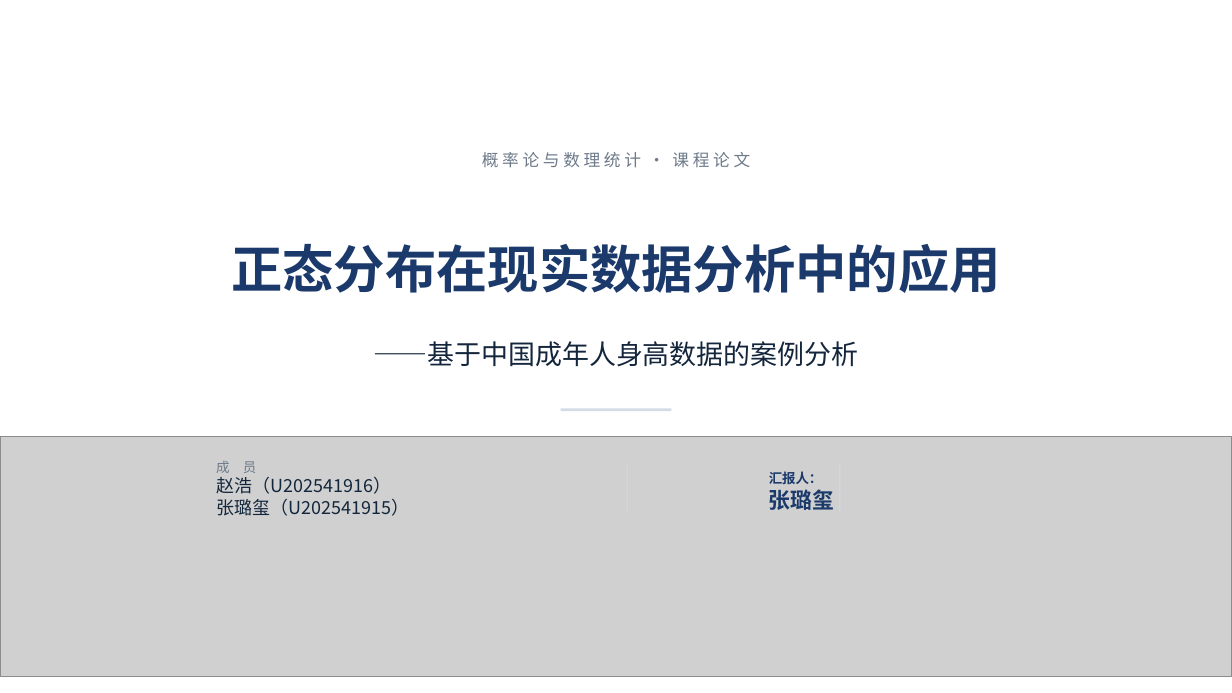
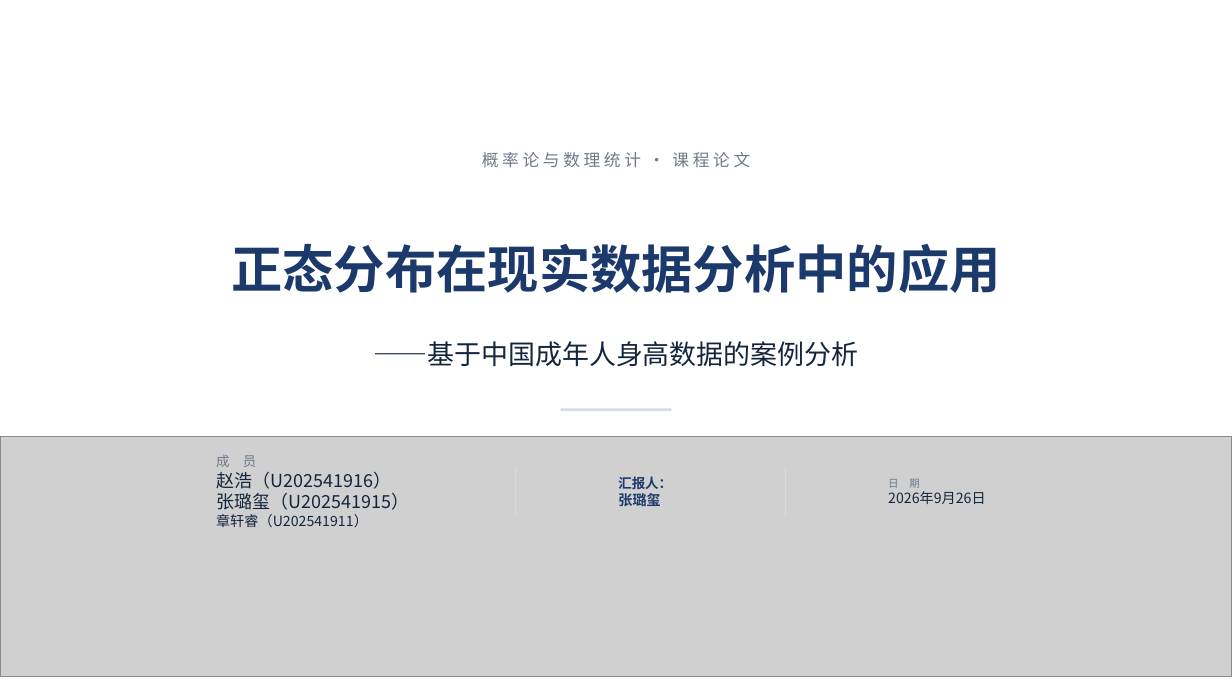
Before and after one commit to ChangGuanDaoRen/china-adult-height-normal-distribution, a slide deck: slide 1 of presentation/probability-statistics-course-presentation.pptx. Drawn at 1232x693 pixels with LibreOffice and Linux fonts; fonts in the diff are those of the drawing; grey boxes stand for pictures. Boxes give left, top, right and bottom in pixels: in the first picture for what was removed or moved away, otherwise in the second. Text is boxed around its words. In the diff, an @@ line names an element or a change of style, - is before the commit and + after.

```diff
--- a/presentation/probability-statistics-course-presentation.pptx
+++ b/presentation/probability-statistics-course-presentation.pptx
@@ text "汇报人：" moved from (x1=769, y1=471, x2=835, y2=510) to (x1=618, y1=476, x2=672, y2=509) @@
@@ rectangle moved from (x1=627, y1=464, x2=628, y2=513) to (x1=516, y1=467, x2=517, y2=516) @@
@@ rectangle moved from (x1=839, y1=464, x2=840, y2=513) to (x1=786, y1=467, x2=787, y2=516) @@
@@ text added at (x1=888, y1=479, x2=985, y2=504), 11 pt, text #14263C @@
+日 期
+2026年9月26日
@@ text at (x1=618, y1=491, x2=660, y2=509): size 17 to 11 pt in "张璐玺" @@
@@ text at (x1=216, y1=514, x2=368, y2=527): paragraph added @@
+章轩睿（U202541911）
```
Also in this commit, not shown: 6 other files.
